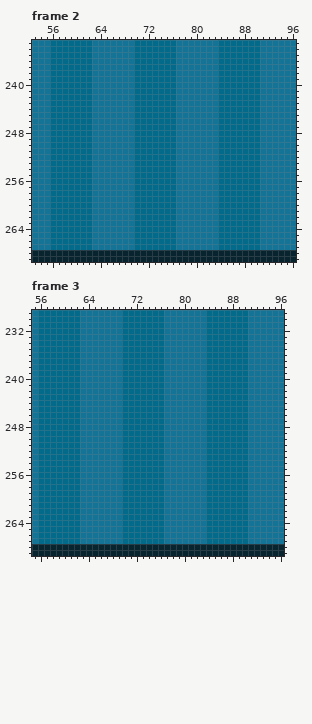
Two versions of one pixel-art file, src/sprites/common.ase. The picture above was drawn from the file before the commit.
480x270 pixels, 8 frames. Colours within 5 levels of each other are drawn and written as one. Shown: frame 2: x 53..96, y 233..269; frame 3: x 55..96, y 229..269. The commit also changed other frames or places, which this record leaves out.
And afterwards:
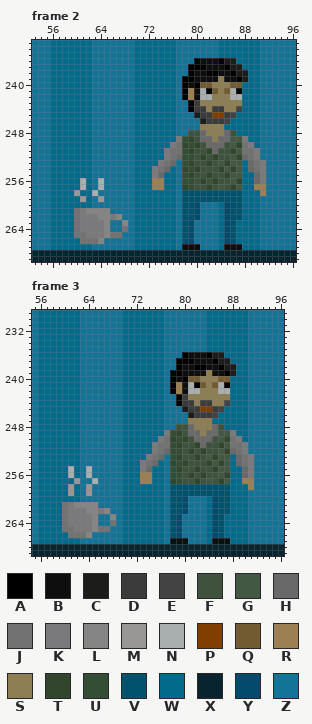
Palette (. is transparent): A #000000  B #0e0e0e  C #1c1c1a  D #3a3b3a  E #434344  F #3e523d  G #435843  H #69696a  J #727273  K #7a7a7c  L #858585  M #989796  N #a9aeae  P #803e00  Q #725b30  R #9c7f53  S #8d7f53  T #31462d  U #334e34  V #00526d  W #026b8c  X #07242f  Y #044a6d  Z #147498
Change:
Frame 2:
y 236: x 80..86 ZZZZWWW -> ABBBACC
y 237: x 79..87 ZZZZZWWWW -> AAABBBACC
y 238: x 79..88 ZZZZZWWWWW -> ABBAABBACC
y 239: x 78..88 ZZZZZZWWWWW -> AABBBBSBBAC
y 240: x 78..87 ZZZZZZWWWW -> ABAQQSSSQQ
y 241: x 78..87 ZZZZZZWWWW -> ARBNAQSQNA
y 242: x 78..87 ZZZZZZWWWW -> ARBNNSSSNN
y 243: x 79..87 ZZZZZWWWW -> ADSSSSSSS
y 244: x 79..87 ZZZZZWWWW -> ADDSDDSSE
y 245: x 80..86 ZZZZWWW -> CDDPPDE
y 246: x 81..85 ZZZWW -> CDDDE
y 247: x 81..84 ZZZW -> SSSS
y 248: x 79..86 ZZZZZWWW -> FFHSSSHF
y 249: x 77..88 ZZZZZZZWWWWW -> KUTFHHSHHGGK
y 250: x 76..89 WZZZZZZZWWWWWW -> KJTUTFHHHFGTJK
y 251: x 75..90 WWZZZZZZZWWWWWWW -> KJJUTFFTHFFTGJJK
y 252: x 75..90 WWZZZZZZZWWWWWWW -> KJHUUFTFTFFGTHJK
y 253: x 74..76 WWW -> KJH; x 78..87 ZZZZZZWWWW -> UTFFTFGTGG; x 89..91 WWZ -> HJK
y 254: x 73..75 WWW -> KJH; x 78..87 ZZZZZZWWWW -> TUTFFFTGTG; x 89..91 WWZ -> HJK
y 255: x 73..74 WW -> KH; x 78..87 ZZZZZZWWWW -> UTFFTFFTGG; x 90..91 WZ -> HK
y 256: x 61 W -> N; x 64 Z -> N; x 73..74 WW -> RR; x 78..87 ZZZZZZWWWW -> UUFTFTFFGT; x 90..91 WZ -> HK
y 257: x 61 W -> N; x 64 Z -> N; x 73..74 WW -> RR; x 78..87 ZZZZZZWWWW -> TUFFTFGFTG; x 90..91 WZ -> RR
y 258: x 60 W -> M; x 63 Z -> N; x 78..87 ZZZZZZWWWW -> VVVVVVVVVV; x 91 Z -> R
y 259: x 61 W -> M; x 64 Z -> M; x 78..87 ZZZZZZWWWW -> VVVVVVVVVV
y 260: x 78..80 ZZZ -> VVY; x 85..87 WWW -> YVV
y 261: x 60..65 WWWZZZ -> JKLLLL; x 78..80 ZZZ -> VVY; x 85..87 WWW -> YVV
y 262: x 60..67 WWWZZZZZ -> JKKKLLKL; x 78..80 ZZZ -> VVY; x 85..87 WWW -> YVV
y 263: x 60..65 WWWZZZ -> JKKKKL; x 68 Z -> L; x 78..79 ZZ -> VY; x 85..86 WW -> YV
y 264: x 60..65 WWWZZZ -> JKKKKL; x 68 Z -> J; x 78..79 ZZ -> VY; x 85..86 WW -> YV
y 265: x 60..67 WWWZZZZZ -> JJKKKLJJ; x 78..79 ZZ -> VY; x 85..86 WW -> YV
y 266: x 61..64 WWZZ -> JJJL; x 78..79 ZZ -> VY; x 85..86 WW -> YV
y 267: x 78..80 ZZZ -> BBB; x 85..87 WWW -> BBB
Frame 3:
y 236: x 80..86 ZZZZWWW -> ABBBACC
y 237: x 79..87 ZZZZZWWWW -> AAABBBACC
y 238: x 79..88 ZZZZZWWWWW -> ABBAABBACC
y 239: x 78..88 ZZZZZZWWWWW -> AABBBBSBBAC
y 240: x 78..87 ZZZZZZWWWW -> ABAQQSSSQQ
y 241: x 78..87 ZZZZZZWWWW -> ARBNAQSQNA
y 242: x 78..87 ZZZZZZWWWW -> ARBNNSSSNN
y 243: x 79..87 ZZZZZWWWW -> ADSSSSSSS
y 244: x 79..87 ZZZZZWWWW -> ADDSDDSSE
y 245: x 80..86 ZZZZWWW -> CDDPPDE
y 246: x 81..85 ZZZWW -> CDDDE
y 247: x 81..84 ZZZW -> SSSS
y 248: x 79..86 ZZZZZWWW -> FFHSSSHF
y 249: x 77..88 ZZZZZZZWWWWW -> KUTFHHSHHGGK
y 250: x 76..89 WZZZZZZZWWWWWW -> KJTUTFHHHFGTJK
y 251: x 75..90 WWZZZZZZZWWWWWWW -> KJJUTFFTHFFTGJJK
y 252: x 75..90 WWZZZZZZZWWWWWWW -> KJHUUFTFTFFGTHJK
y 253: x 74..76 WWW -> KJH; x 78..87 ZZZZZZWWWW -> UTFFTFGTGG; x 89..91 WWZ -> HJK
y 254: x 73..75 WWW -> KJH; x 78..87 ZZZZZZWWWW -> TUTFFFTGTG; x 89..91 WWZ -> HJK
y 255: x 61 W -> N; x 64 Z -> N; x 73..74 WW -> KH; x 78..87 ZZZZZZWWWW -> UTFFTFFTGG; x 90..91 WZ -> HK
y 256: x 61 W -> N; x 64 Z -> N; x 73..74 WW -> RR; x 78..87 ZZZZZZWWWW -> UUFTFTFFGT; x 90..91 WZ -> HK
y 257: x 62 W -> M; x 65 Z -> N; x 73..74 WW -> RR; x 78..87 ZZZZZZWWWW -> TUFFTFGFTG; x 90..91 WZ -> RR
y 258: x 61 W -> M; x 64 Z -> M; x 78..87 ZZZZZZWWWW -> VVVVVVVVVV; x 91 Z -> R
y 259: x 61 W -> M; x 64 Z -> M; x 78..87 ZZZZZZWWWW -> VVVVVVVVVV
y 260: x 78..80 ZZZ -> VVY; x 85..87 WWW -> YVV
y 261: x 60..65 WWWZZZ -> JKLLLL; x 78..80 ZZZ -> VVY; x 85..87 WWW -> YVV
y 262: x 60..67 WWWZZZZZ -> JKKKLLKL; x 78..80 ZZZ -> VVY; x 85..87 WWW -> YVV
y 263: x 60..65 WWWZZZ -> JKKKKL; x 68 Z -> L; x 78..79 ZZ -> VY; x 85..86 WW -> YV
y 264: x 60..65 WWWZZZ -> JKKKKL; x 68 Z -> J; x 78..79 ZZ -> VY; x 85..86 WW -> YV
y 265: x 60..67 WWWZZZZZ -> JJKKKLJJ; x 78..79 ZZ -> VY; x 85..86 WW -> YV
y 266: x 61..64 WWZZ -> JJJL; x 78..79 ZZ -> VY; x 85..86 WW -> YV
y 267: x 78..80 ZZZ -> BBB; x 85..87 WWW -> BBB
